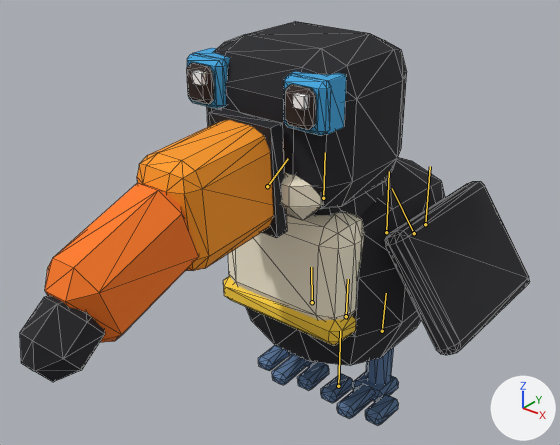
What one commit did to the glTF model games/zoo/public/models/toucan_male.glb.
The view is the same before and after, from a camera (50 mm lens) standing at (0.561, -0.853, 0.786) and looking at (-0.036, -0.107, 0.324). The axes (+X, +Y, +Z) are drawn at lower right. The lights are the same throughout. The first picture is the older version. Both versions are drawn at frame 36 of the action 'Play'; the numbers are the values there. The bones that bend it are drawn over the model as lines. Mesh edges are drawn as thin lines.

Names of what the first picture shows: 'toucan_male'.
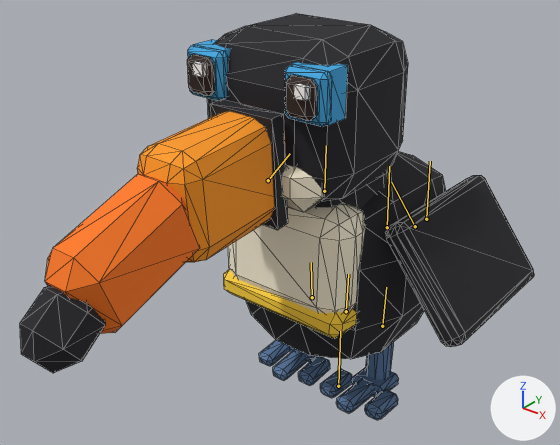
What differs and where, as boxes [x1, y1, x2, y2] in the pictures (560 x 445 px):
'toucan_male', posed: before [20, 21, 529, 426]; after [20, 14, 534, 420]
bone 'body', root to tip: before (346, 316) to (348, 279); after (346, 311) to (348, 274)
bone 'leg_FL', root to tip: before (414, 233) to (392, 188); after (415, 226) to (391, 182)
bone 'leg_FR', root to tip: before (267, 186) to (288, 158); after (268, 180) to (290, 153)
bone 'leg_HR', root to tip: before (312, 302) to (311, 267); after (312, 297) to (311, 262)
bone 'tail1', root to tip: before (386, 232) to (389, 171); after (387, 227) to (389, 166)
bone 'tail2', root to tip: before (425, 224) to (430, 166); after (426, 219) to (430, 161)

The change in detail:
Bone 'body' (bone_body) moves from (0.0, 0.021, 0.0) to (0.0, 0.0302, 0.0).
Bone 'leg_FL' (bone_leg_fl) turns from (0, 0, 35) to (0, 0, 38) degrees about its own x, y and z.
Bone 'leg_FR' (bone_leg_fr) turns from (0, 0, -35) to (0, 0, -38) degrees about its own x, y and z.
Bone 'leg_HR' (bone_leg_hr) turns from (4, 0, 0) to (5, 0, 0) degrees about its own x, y and z.
Bone 'tail1' (bone_tail1) turns from (2, -9, 0) to (3, -9, 0) degrees about its own x, y and z.
Bone 'tail2' (bone_tail2) turns from (0, -15, 0) to (0, -11, 0) degrees about its own x, y and z.
